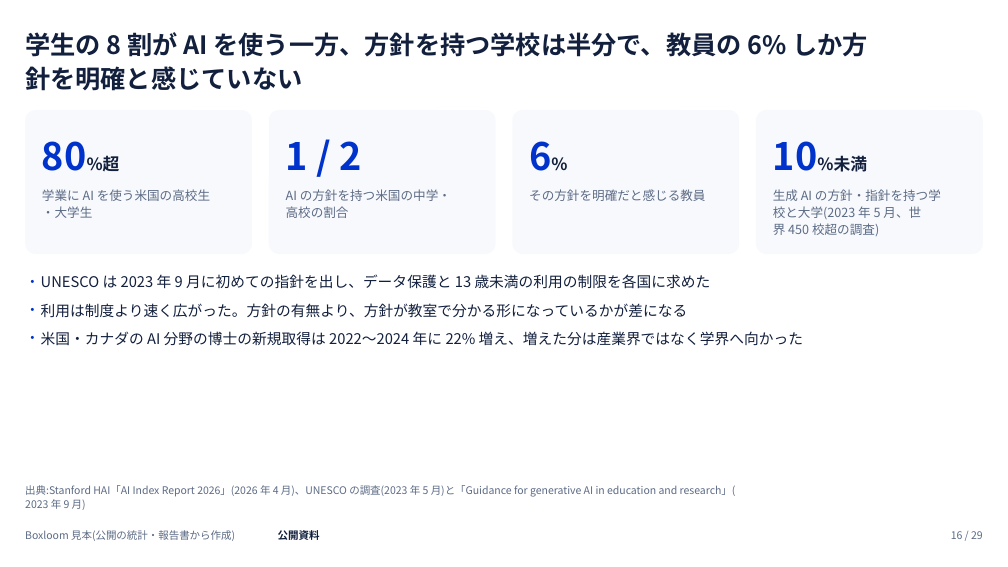
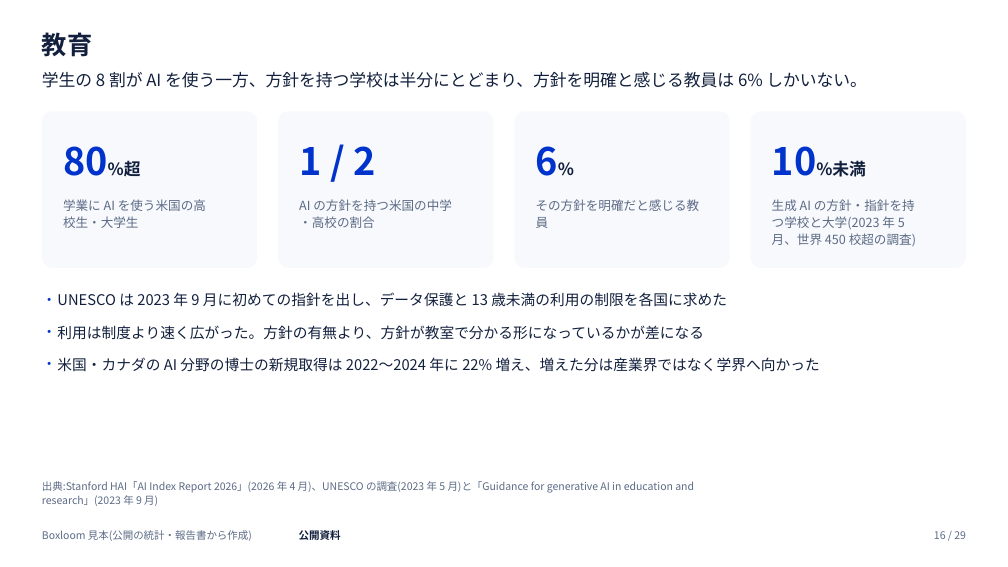
Before and after one commit to tjst-t/boxloom, a slide deck: slide 16 of boxloom/out/ai_society_light.pptx. Drawn at 1008x567 pixels with LibreOffice and Linux fonts; fonts in the diff are those of the drawing. Boxes give left, top, right and bottom in pixels: in the first picture for what was removed or moved away, otherwise in the second. Text is boxed around its words. In the diff, an @@ line names an element or a change of style, - is before the commit and + after.

```diff
--- a/boxloom/out/ai_society_light.pptx
+++ b/boxloom/out/ai_society_light.pptx
@@ title at [42, 32, 92, 57]: text changed @@
-学生の 8 割が AI を使う一方、方針を持つ学校は半分で、教員の 6% しか方
-針を明確と感じていない
+教育
@@ text added at [42, 72, 866, 88], 16 pt, text #12203D @@
+学生の 8 割が AI を使う一方、方針を持つ学校は半分にとどまり、方針を明確と感じる教員は 6% しかいない。
@@ proportions changed in 4 elements at [278, 111, 494, 268], [515, 111, 730, 268], [751, 111, 966, 268], [42, 111, 258, 268] @@
@@ rounded rectangle: place and size @@
-rounded rectangle at [25, 110, 252, 255]
+rounded rectangle at [42, 111, 258, 268]
@@ rounded rectangle: place and size @@
-rounded rectangle at [269, 110, 496, 255]
+rounded rectangle at [278, 111, 494, 268]
@@ rounded rectangle: place and size @@
-rounded rectangle at [513, 110, 740, 255]
+rounded rectangle at [515, 111, 730, 268]
@@ rounded rectangle: place and size @@
-rounded rectangle at [756, 110, 983, 255]
+rounded rectangle at [751, 111, 966, 268]
@@ text "80%超": place and size @@
-text "80%超" at [42, 141, 120, 171]
+text "80%超" at [63, 146, 141, 177]
@@ text "1 / 2": place and size @@
-text "1 / 2" at [286, 141, 362, 170]
+text "1 / 2" at [299, 146, 375, 175]
@@ text "6%": place and size @@
-text "6%" at [529, 141, 551, 171]
+text "6%" at [536, 146, 558, 176]
@@ text "10%未満": place and size @@
-text "10%未満" at [773, 141, 867, 172]
+text "10%未満" at [772, 146, 866, 177]
@@ text at [63, 199, 206, 228]: spaces changed @@
-学業に AI を使う米国の高校生
-・大学生
+学業に AI を使う米国の高
+校生・大学生
@@ text at [299, 199, 452, 228]: spaces changed @@
-AI の方針を持つ米国の中学・
-高校の割合
+AI の方針を持つ米国の中学
+・高校の割合
@@ text at [536, 199, 700, 228]: text changed @@
-その方針を明確だと感じる教員
+その方針を明確だと感じる教
+員
@@ text at [772, 199, 916, 246]: spaces changed @@
-生成 AI の方針・指針を持つ学
-校と大学(2023 年 5 月、世
-界 450 校超の調査)
+生成 AI の方針・指針を持
+つ学校と大学(2023 年 5
+月、世界 450 校超の調査)
@@ text "UNESCO は 2023 年 9 ...": place and size @@
-text "UNESCO は 2023 年 9 ..." at [41, 274, 711, 289]
+text "UNESCO は 2023 年 9 ..." at [57, 292, 727, 307]
@@ text "利用は制度より速く広がった。方針の有無より、方針が教室で分かる形になっているかが差になる": place and size @@
-text "利用は制度より速く広がった。方針の有無より、方針が教室で分かる形になっているかが差になる" at [41, 303, 688, 317]
+text "利用は制度より速く広がった。方針の有無より、方針が教室で分かる形になっているかが差になる" at [57, 325, 704, 339]
@@ text "米国・カナダの AI 分野の博士の新規取得は 2022〜2024 年に ...": place and size @@
-text "米国・カナダの AI 分野の博士の新規取得は 2022〜2024 年に ..." at [41, 331, 803, 345]
+text "米国・カナダの AI 分野の博士の新規取得は 2022〜2024 年に ..." at [57, 357, 820, 372]
@@ text at [42, 481, 694, 506]: spaces changed @@
-出典:Stanford HAI「AI Index Report 2026」(2026 年 4 月)、UNESCO の調査(2023 年 5 月)と「Guidance for generative AI in education and research」(
-2023 年 9 月)
+出典:Stanford HAI「AI Index Report 2026」(2026 年 4 月)、UNESCO の調査(2023 年 5 月)と「Guidance for generative AI in education and
+research」(2023 年 9 月)
@@ text "Boxloom 見本(公開の統計・報告書から作成)": place and size @@
-text "Boxloom 見本(公開の統計・報告書から作成)" at [25, 530, 235, 541]
+text "Boxloom 見本(公開の統計・報告書から作成)" at [42, 530, 252, 541]
@@ text "公開資料": place and size @@
-text "公開資料" at [278, 530, 320, 540]
+text "公開資料" at [299, 530, 341, 540]
@@ text "16 / 29": place and size @@
-text "16 / 29" at [951, 531, 983, 539]
+text "16 / 29" at [934, 531, 966, 539]
```
Also in this commit, not shown: 28 other slides changed, 38 other files.
